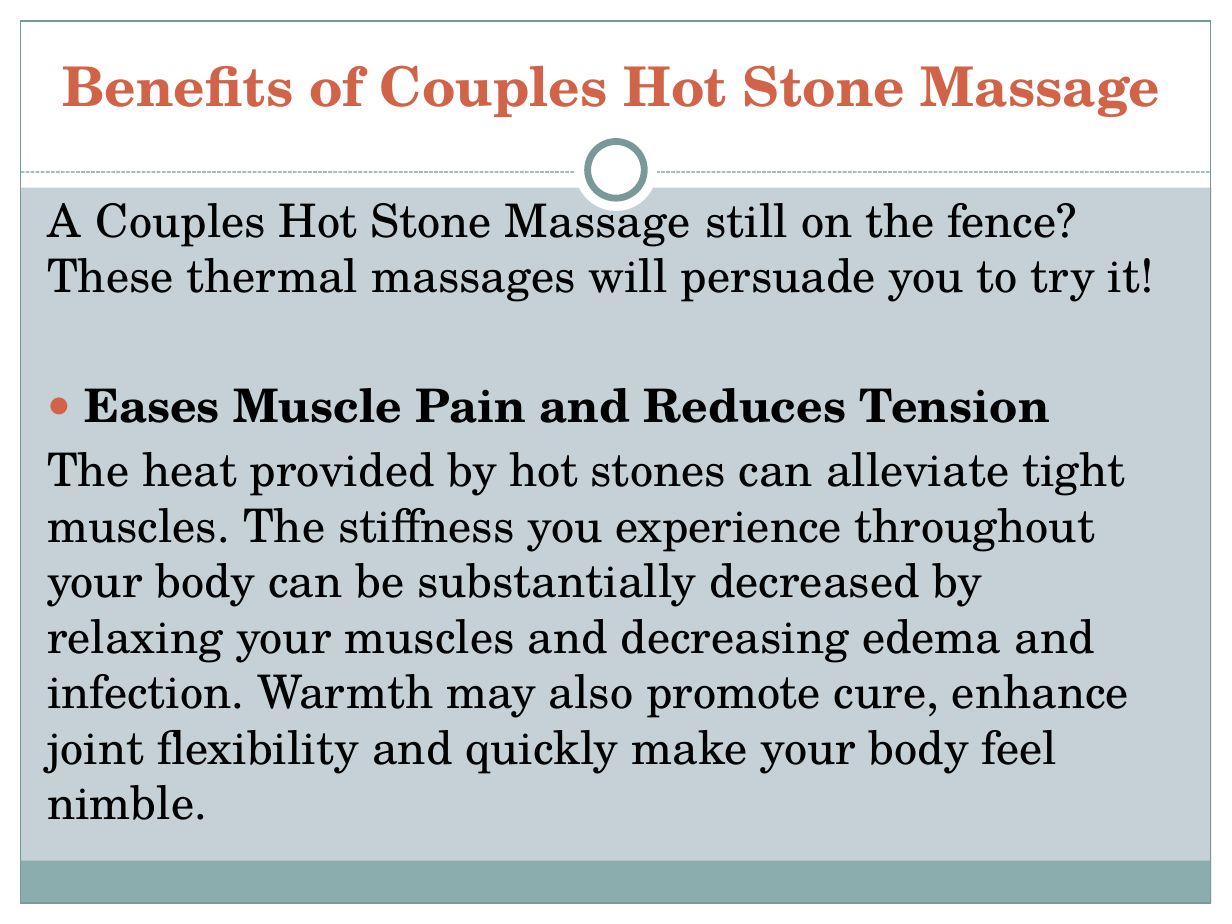
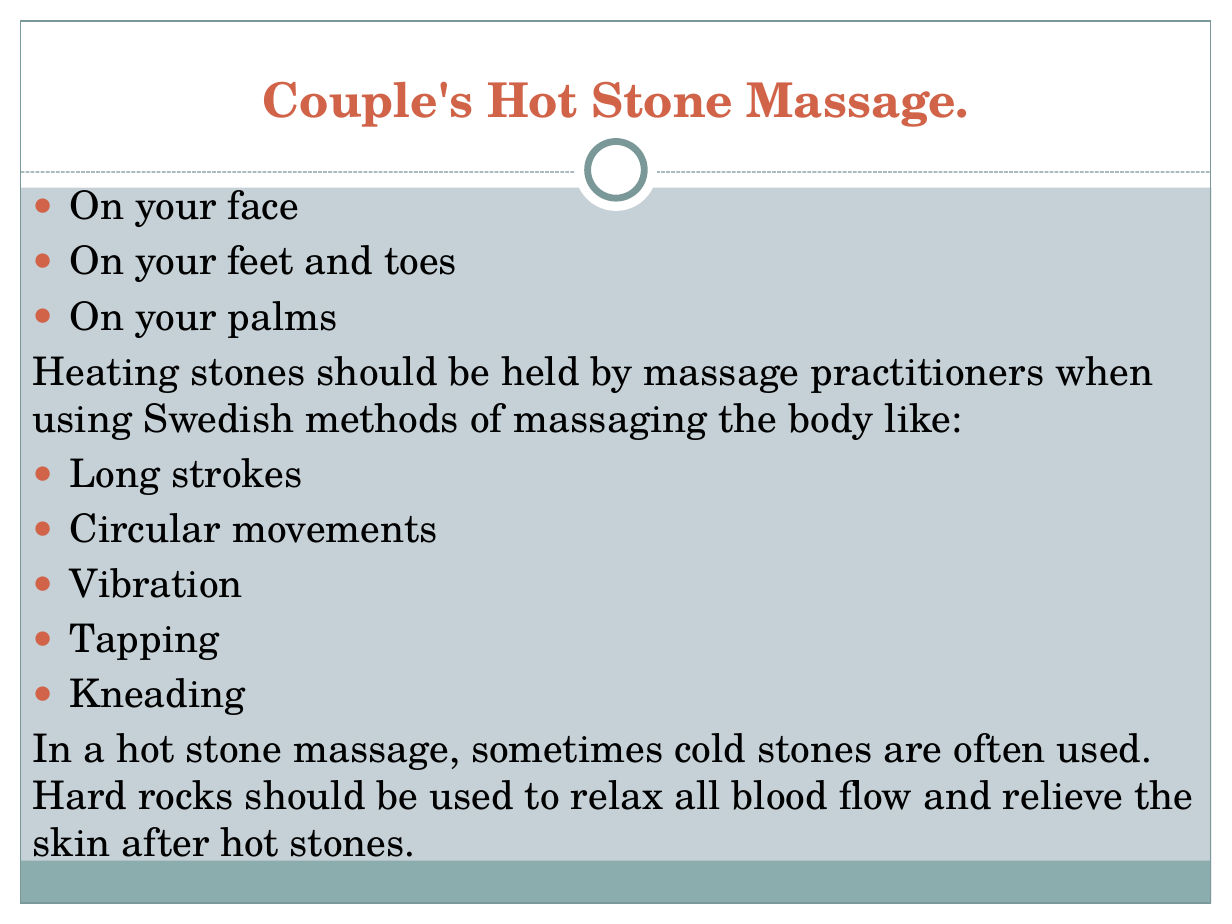
Before and after one commit to RichardBerlin345/RichardBerlin345, a slide deck: slide 5 of Couples Hot Stone Massage.pptx. Drawn at 1232x924 pixels with LibreOffice and Linux fonts; fonts in the diff are those of the drawing. Boxes give left, top, right and bottom in pixels: in the first picture for what was removed or moved away, otherwise in the second. Text is boxed around its words. In the diff, an @@ line names an element or a change of style, - is before the commit and + after.

Commit message:
Couples Hot Stone Massage

```diff
--- a/Couples Hot Stone Massage.pptx
+++ b/Couples Hot Stone Massage.pptx
@@ title at <box>263,81,969,127</box>: text changed; size 32 to 28 pt @@
-Benefits of Couples Hot Stone Massage
+Couple's Hot Stone Massage.
@@ text at <box>33,180,1194,869</box>: text changed; size 27 to 23 pt @@
-A Couples Hot Stone Massage still on the fence? These thermal massages will persuade you to try it!
-● Eases Muscle Pain and Reduces Tension
-The heat provided by hot stones can alleviate tight muscles. The stiffness you experience throughout your body can be substantially decreased by relaxing your muscles and decreasing edema and infection. Warmth may also promote cure, enhance joint flexibility and quickly make your body feel nimble.
+● On your face
+● On your feet and toes
+● On your palms
+Heating stones should be held by massage practitioners when using Swedish methods of massaging the body like:
+● Long strokes
+● Circular movements
+● Vibration
+● Tapping
+● Kneading
+In a hot stone massage, sometimes cold stones are often used. Hard rocks should be used to relax all blood flow and relieve the skin after hot stones.
```
Also in this commit, not shown: 7 other slides changed, 3 slides added, 3 slides removed.
